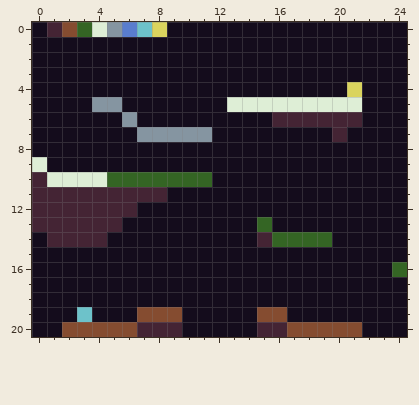
Two states of a pixel-art sprite, core/assets/map/12.png. The first picture shows the starting point.
The file is 25x21 pixels.
Now the later version:
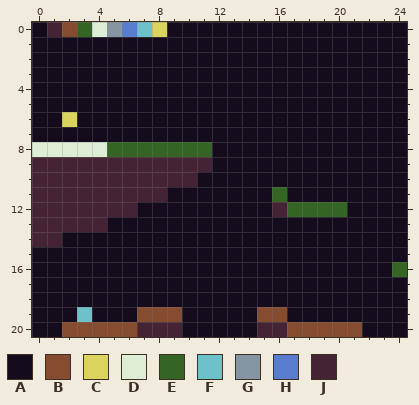
Palette (. is transparent): A #140c1c  B #854c30  C #dad45e  D #deeed6  E #346524  F #6dc2ca  G #8595a1  H #597dce  J #442434
What changed:
Colour C becomes colour A in row 4 at x 21.
Colour D becomes colour A in row 5 at x 13 to 21.
Colour E becomes colour A in row 10 at x 11; in row 13 at x 15; in row 14 at x 16 to 19.
Colour G becomes colour A in row 5 at x 4 to 5; in row 6 at x 6; in row 7 at x 7 to 11.
Colour J becomes colour A in row 6 at x 16 to 21; in row 7 at x 20; in row 13 at x 5; in row 14 at x 2 to 4 and 15.
Colour A becomes colour C in row 6 at x 2.
Colour A becomes colour D in row 8 at x 0 to 4.
Colour A becomes colour E in row 8 at x 5 to 11; in row 11 at x 16; in row 12 at x 17 to 20.
Colour A becomes colour J in row 9 at x 1 to 11; in row 12 at x 16; in row 14 at x 0.
Colour D becomes colour J in row 9 at x 0; in row 10 at x 1 to 4.
Colour E becomes colour J in row 10 at x 5 to 10.
Pixel boxes of the changes (left, top, right, bottom) in both pictures:
changed: (32, 82, 362, 247)
